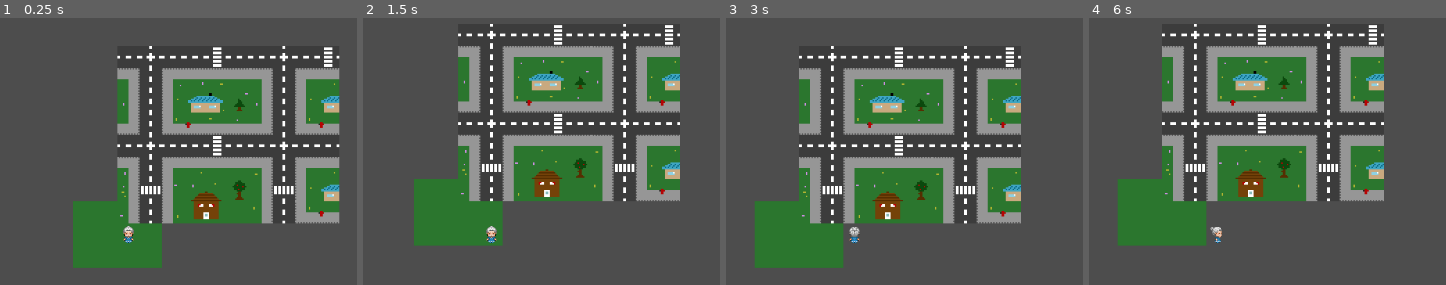
Above: before the commit, frames 1-4 (left to right).
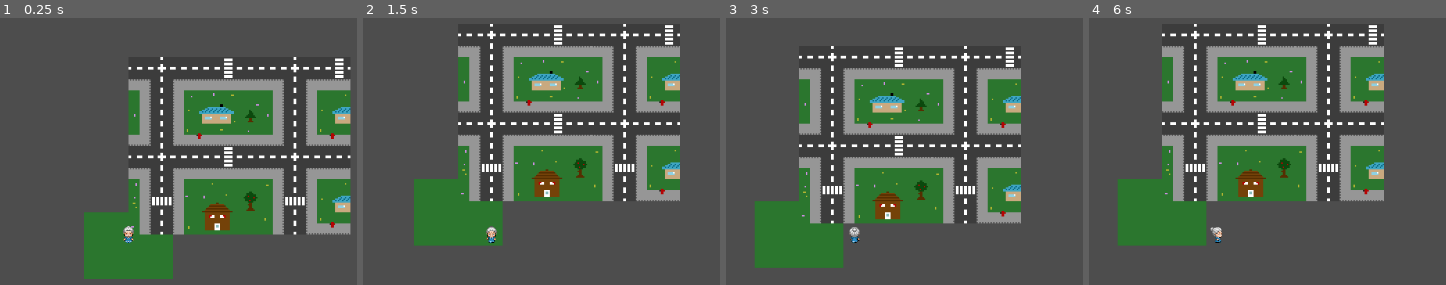
Above: after the commit, the same moments.

Repository: chrismeunier/EpicGameJam11
Game: Godot game, scene res://TileMap/world.tscn
Two runs of this game, one before a commit and one after it. Both use one fixed random seed, a clock stepped at 60 frames per second and the inputs below.
Inputs:
- Up to frame 1 (0.25 s): no input
- Up to frame 2 (1.5 s): tap Enter at 0.5 s; hold D (Right) 0.53-1.28 s; tap Space at 1.25 s; hold S (Down) from 1.28 s (still down)
- Up to frame 3 (3 s): tap Enter at 2 s; release S (Down) at 2.03 s; hold D (Right) 2.03-2.78 s; tap Space at 2.75 s; hold W (Up) from 2.78 s (still down)
- Up to frame 4 (6 s): tap Enter at 3.5 s; release W (Up) at 3.53 s; hold A (Left) 3.53-5.03 s; tap Space at 4.25 s; hold S (Down) 5.03-5.78 s; hold D (Right) from 5.78 s (still down)

The runs differ from the first frame. In frame 1, 32% of the frame differs, in the area x 20-99%, y 10-98%; in frame 2, less than 0.1%; in frame 3, less than 0.1%; in frame 4, less than 0.1%.

Commit message:
Miss understanding is now correctly animated

Diff:
--- a/characters/player.gd
+++ b/characters/player.gd
@@ -2,22 +2,32 @@
 
 var tilemap: TileMapLayer
 @onready var anim = $AnimatedSprite2D
+
 var lastDirection = Vector2.ZERO
+var can_move: bool = true
+const MOVE_COOLDOWN := 0.3  # seconds between moves
 
 # Called when the node enters the scene tree for the first time.
 func _ready() -> void:
-	pass # Replace with function body.
+	# Optional: preload or set up any timers
+	pass
 
-# Called every frame. 'delta' is the elapsed time since the previous frame.
 func _process(delta: float) -> void:
-	if (Input.is_action_just_pressed("Down")):
-		move(Vector2.DOWN)
-	elif (Input.is_action_just_pressed("Up")):
-		move(Vector2.UP)
-	elif (Input.is_action_just_pressed("Right")):
-		move(Vector2.RIGHT)
-	elif (Input.is_action_just_pressed("Left")):
-		move(Vector2.LEFT)
+	if not can_move:
+		return
+
+	var input_direction = Vector2.ZERO
+	if Input.is_action_just_pressed("Down"):
+		input_direction = Vector2.DOWN
+	elif Input.is_action_just_pressed("Up"):
+		input_direction = Vector2.UP
+	elif Input.is_action_just_pressed("Right"):
+		input_direction = Vector2.RIGHT
+	elif Input.is_action_just_pressed("Left"):
+		input_direction = Vector2.LEFT
+
+	if input_direction != Vector2.ZERO:
+		move(input_direction)
 	else:
 		move(Vector2.ZERO)
 
@@ -25,33 +35,42 @@
 	tilemap = tmap
 
 func move(direction: Vector2):
+	if direction == Vector2.ZERO:
+		handle_idle()
+		return
+
+	can_move = false  # lock input
+	animate_player(direction)
+
 	var currentTile = tilemap.local_to_map(global_position)
 	var targetTile: Vector2i = Vector2i(
-		currentTile.x + direction.x,
-		currentTile.y + direction.y,
+		currentTile.x + int(direction.x),
+		currentTile.y + int(direction.y),
 	)
-	animate_player(direction)
+
 	global_position = tilemap.map_to_local(targetTile)
 	lastDirection = direction
 
+	# Start cooldown
+	await get_tree().create_timer(MOVE_COOLDOWN).timeout
+	can_move = true
+
 func animate_player(direction: Vector2) -> void:
-	if (direction == Vector2.DOWN):
+	if direction == Vector2.DOWN and anim.animation != "move_down":
 		anim.play("move_down")
-	elif (direction == Vector2.LEFT):
+	elif direction == Vector2.LEFT and anim.animation != "move_left":
 		anim.play("move_left")
-	elif (direction == Vector2.RIGHT):
+	elif direction == Vector2.RIGHT and anim.animation != "move_right":
 		anim.play("move_right")
-	elif (direction == Vector2.UP):
+	elif direction == Vector2.UP and anim.animation != "move_up":
 		anim.play("move_up")
-	elif (direction == Vector2.ZERO):
-		handle_idle()
 
 func handle_idle() -> void:
-	if (lastDirection == Vector2.DOWN):
+	if lastDirection == Vector2.DOWN and anim.animation != "idle_down":
 		anim.play("idle_down")
-	elif (lastDirection == Vector2.LEFT):
+	elif lastDirection == Vector2.LEFT and anim.animation != "idle_left":
 		anim.play("idle_left")
-	elif (lastDirection == Vector2.RIGHT):
+	elif lastDirection == Vector2.RIGHT and anim.animation != "idle_right":
 		anim.play("idle_right")
-	elif (lastDirection == Vector2.UP):
+	elif lastDirection == Vector2.UP and anim.animation != "idle_up":
 		anim.play("idle_up")
